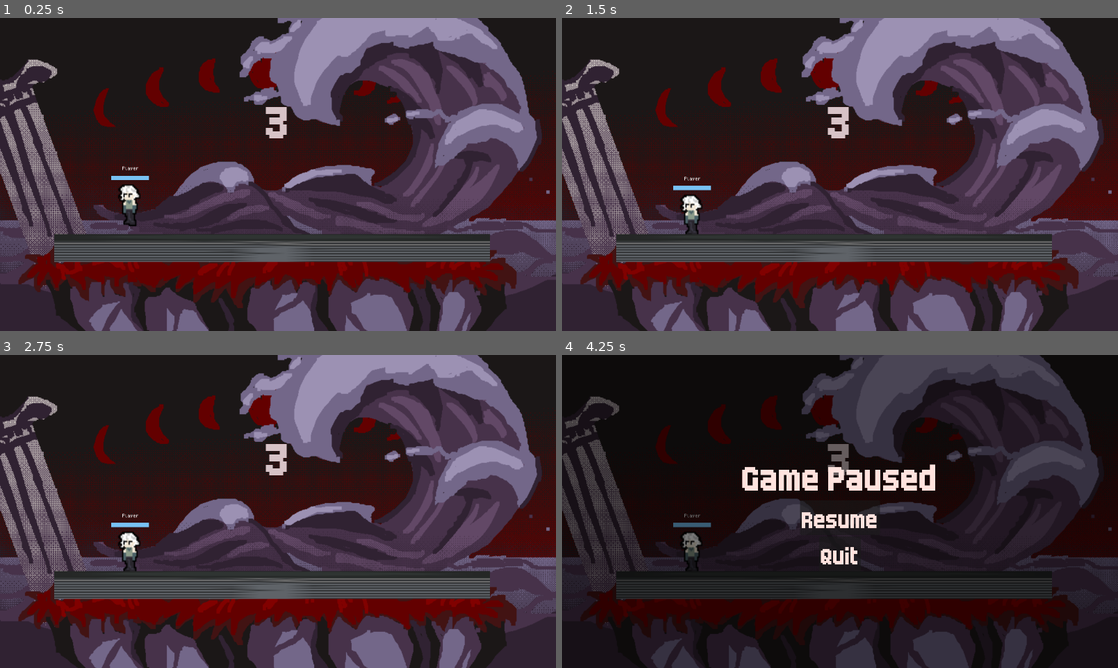
Above: before the commit, frames 1-4 (two rows, left to right).
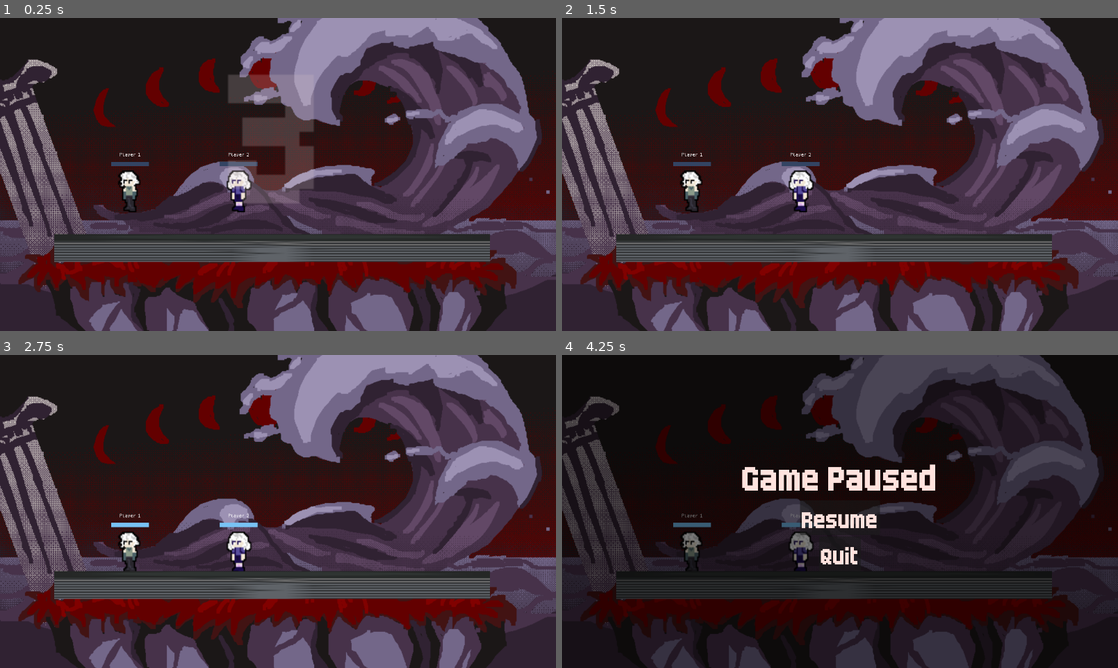
Above: after the commit, the same moments.

Repository: SakuragamaRykii/globaljam26
Game: Godot game, scene res://scenes/main_scene.tscn
Two runs of this game, one before a commit and one after it. Both use one fixed random seed, a clock stepped at 60 frames per second and the inputs below.
Inputs:
- Up to frame 1 (0.25 s): no input
- Up to frame 2 (1.5 s): no input
- Up to frame 3 (2.75 s): no input
- Up to frame 4 (4.25 s): tap Enter at 2.75 s; tap Space at 3.5 s; tap Escape (pause) at 4.15 s

The runs differ from the first frame. In frame 1, 4.2% of the frame differs, in the area x 20-57%, y 18-67%; in frame 2, 1.5%; in frame 3, 0.8%; in frame 4, 0.6%.
Error before the commit: Invalid assignment of property or key 'player_name' with value of type 'String' on a base object of type 'CharacterBody2D (Player)'. (res://scenes/battle_scene…

Commit message:
add bgm loop to the main game. add animations for player movement, death and attacks and jumping. works for blue character as wel;l

Diff:
--- a/entities/player.gd
+++ b/entities/player.gd
@@ -9,6 +9,7 @@
 
 @export var player_id : String #need function to set this automatically for multiplayer
 var avatar_name: String
+var player_name: String = "PLACEHOLDER"
 #HOLY FUCK I FELL ASLEEP
 var current_mask: Mask
 
@@ -23,10 +24,13 @@
 	set_current_mask(DEFAULT_CONTROLS)
 	current_hp = current_mask.player_stats.max_hp
 	dead = false
+	$PlayerName.text = player_name
 
 func set_current_mask(new_mask : Mask):
+
 	if new_mask == current_mask: return
-	if typeof(new_mask) == typeof(current_mask): return
+	if current_mask and new_mask.mask_type == current_mask.mask_type: return
+
 	var hp_ratio = 1
 	if current_mask:
 		hp_ratio = float(current_hp)/float(current_mask.player_stats.max_hp)
@@ -90,6 +94,7 @@
 	print(player_id, " has died")
 	set_process(false)
 	set_physics_process(false)
+	anim["parameters/playback"].travel("death")
 	death.emit(self)
 
 func respawn():
--- a/entities/player_base.tscn
+++ b/entities/player_base.tscn
@@ -227,6 +227,7 @@
 
 [sub_resource type="Animation" id="Animation_gpjct"]
 resource_name = "jump"
+length = 0.5
 step = 0.1
 tracks/0/type = "value"
 tracks/0/imported = false
@@ -431,8 +432,14 @@
 blend_point_3/pos = Vector2(0, -0.6)
 blend_mode = 1
 
+[sub_resource type="AnimationNodeAnimation" id="AnimationNodeAnimation_ugvd0"]
+animation = &"death"
+
 [sub_resource type="AnimationNodeAnimation" id="AnimationNodeAnimation_n5qe1"]
 animation = &"idle"
+
+[sub_resource type="AnimationNodeAnimation" id="AnimationNodeAnimation_pcoth"]
+animation = &"jump"
 
 [sub_resource type="AnimationNodeAnimation" id="AnimationNodeAnimation_pkc5w"]
 animation = &"move"
@@ -450,15 +457,33 @@
 switch_mode = 2
 advance_mode = 2
 
+[sub_resource type="AnimationNodeStateMachineTransition" id="AnimationNodeStateMachineTransition_1qw87"]
+
+[sub_resource type="AnimationNodeStateMachineTransition" id="AnimationNodeStateMachineTransition_we381"]
+
+[sub_resource type="AnimationNodeStateMachineTransition" id="AnimationNodeStateMachineTransition_qy3ft"]
+switch_mode = 2
+advance_mode = 2
+
+[sub_resource type="AnimationNodeStateMachineTransition" id="AnimationNodeStateMachineTransition_y32ct"]
+
+[sub_resource type="AnimationNodeStateMachineTransition" id="AnimationNodeStateMachineTransition_1jsw0"]
+
+[sub_resource type="AnimationNodeStateMachineTransition" id="AnimationNodeStateMachineTransition_ji1up"]
+
 [sub_resource type="AnimationNodeStateMachine" id="AnimationNodeStateMachine_eg1fu"]
 states/AttackBlend/node = SubResource("AnimationNodeBlendSpace2D_smpla")
-states/AttackBlend/position = Vector2(643, 75)
+states/AttackBlend/position = Vector2(782, 57)
 states/Start/position = Vector2(121, 143)
+states/death/node = SubResource("AnimationNodeAnimation_ugvd0")
+states/death/position = Vector2(438, 50)
 states/idle/node = SubResource("AnimationNodeAnimation_n5qe1")
 states/idle/position = Vector2(262, 110)
+states/jump/node = SubResource("AnimationNodeAnimation_pcoth")
+states/jump/position = Vector2(596, 257)
 states/move/node = SubResource("AnimationNodeAnimation_pkc5w")
-states/move/position = Vector2(456, 100)
-transitions = ["Start", "idle", SubResource("AnimationNodeSt …(298 unchanged characters)… mationNodeStateMachineTransition_8h463")]
+states/move/position = Vector2(401, 183)
+transitions = ["Start", "idle", SubResource("AnimationNodeSt …(298 unchanged characters)… mationNodeStateMachineTransition_8h463"), "move", "death", SubResource("AnimationNodeStateMachineTransition_1qw87"), "move", "jump", SubResource("AnimationNodeStateMachineTransition_we381"), "jump", "move", SubResource("AnimationNodeStateMachineTransition_qy3ft"), "death", "idle", SubResource("AnimationNodeStateMachineTransition_y32ct"), "jump", "death", SubResource("AnimationNodeStateMachineTransition_1jsw0"), "jump", "AttackBlend", SubResource("AnimationNodeStateMachineTransition_ji1up")]
 
 [node name="PlayerBase" type="CharacterBody2D" groups=["pausable"]]
 collision_layer = 4
--- a/game/game_manager.gd
+++ b/game/game_manager.gd
@@ -1,7 +1,7 @@
 extends Node
 
 var player_names: Array[String] = ["Player 1", "Player 2"]
-var player_selected_avatars: Array[String] = ["green", "green"]
+var player_selected_avatars: Array[String] = ["green", "blue"]
 
 const PLAYER_COLOUR_CODES : Array[Color] = [Color.RED, Color.SKY_BLUE, Color.LAWN_GREEN, Color.LIGHT_PINK]
 # GOOD MORNING MY BROTHER
--- a/masks/default_controls.gd
+++ b/masks/default_controls.gd
@@ -16,14 +16,12 @@
 		attacking = true
 		attacking_source = source_player
 		source_player.velocity += Vector2(DASH_SPEED, 0).rotated(pivot.rotation)
-		source_player.anim["parameters/playback"].travel("AttackBlend")
-		source_player.anim["parameters/AttackBlend/blend_position"] = Vector2(1, 0).rotated(pivot.rotation)
+		attack_anim(source_player)
 		attack_duration.start()
 # add knockback
 		set_attack_state(false)
 		await attack_cd.timeout
 		set_attack_state(true)
-
 
 
 func check_hits(source_player : Player):
--- a/masks/default_controls.tscn
+++ b/masks/default_controls.tscn
@@ -10,6 +10,7 @@
 [node name="DefaultControls" type="Node2D"]
 script = ExtResource("1_etyq5")
 player_stats = ExtResource("2_nqd8r")
+mask_type = "Default"
 
 [node name="AttackCD" type="Timer" parent="."]
 wait_time = 0.5
--- a/masks/mage/mage_mask.gd
+++ b/masks/mage/mage_mask.gd
@@ -13,9 +13,10 @@
 		var bullet: Projectile = mage_bullet.instantiate()
 		bullet.global_position = shoot_position.global_position
 		bullet.velocity = Vector2(bullet.bullet_speed, 0).rotated(pivot.rotation)
+		source_player.velocity -= bullet.velocity/2
 		bullet.damage = player_stats.attack_damage
 		bullet.knockback = player_stats.knockback_ratio
-		print(bullet.velocity)
+		attack_anim(source_player)
 		get_parent().get_parent().add_child(bullet)
 		can_attack = false
 		attack_cd.start()
--- a/masks/mage/mage_mask.tscn
+++ b/masks/mage/mage_mask.tscn
@@ -10,6 +10,7 @@
 script = ExtResource("1_8fq22")
 mage_bullet = ExtResource("2_3mdrh")
 player_stats = ExtResource("3_lsll0")
+mask_type = "Mage"
 
 [node name="Sprite2D" type="Sprite2D" parent="."]
 scale = Vector2(3, 3)
--- a/masks/mask.gd
+++ b/masks/mask.gd
@@ -6,6 +6,8 @@
 @onready var attack_cd: Timer = $AttackCD
 @onready var pivot: Node2D = $Pivot
 @onready var sprite : Sprite2D = $Sprite2D
+@export var mask_type: String
+
 
 var player_controller: ControllerComponent
 var can_attack: bool = true
@@ -20,6 +22,9 @@
 	else: attack_cd.start()
 
 
+func attack_anim(source_player: Player):
+	source_player.anim["parameters/playback"].travel("AttackBlend")
+	source_player.anim["parameters/AttackBlend/blend_position"] = Vector2(1, 0).rotated(pivot.rotation)
 
 func flip_sprite(source_player: Player):
 	if source_player.velocity.x != 0:
--- a/masks/player_controllers/default_controller.gd
+++ b/masks/player_controllers/default_controller.gd
@@ -7,11 +7,6 @@
 	if not target_player.is_on_floor():
 		target_player.velocity += target_player.get_gravity() * delta
 
-	# Handle jump.
-	if Input.is_action_just_pressed(target_player.player_id + "_up") and target_player.is_on_floor():
-		target_player.velocity.y = jump_velocity
-	# Get the input direction and handle the movement/deceleration.
-	# As good practice, you should replace UI actions with custom gameplay actions.
 	var direction_x := Input.get_axis(target_player.player_id + "_left", target_player.player_id + "_right")
 
 	if direction_x:
@@ -27,7 +22,14 @@
 			target_player.velocity.x = max(0, target_player.velocity.x - DECEL*delta)
 		else:
 			target_player.velocity.x = min(0, target_player.velocity.x + DECEL*delta)
+	if target_player.velocity.x and !target_player.velocity.y:
+		target_player.anim["parameters/playback"].travel("move")
+	else:
+		target_player.anim["parameters/playback"].travel("idle")
 
+	if Input.is_action_just_pressed(target_player.player_id + "_up") and target_player.is_on_floor():
+		target_player.velocity.y = jump_velocity
+		target_player.anim["parameters/playback"].travel("jump")
 #theres so many fucking if statements that i wish my life was an else block
 #idk bro imma ask gpt to shorten this
 # ok gpt fuck you
--- a/scenes/battle_scene.gd
+++ b/scenes/battle_scene.gd
@@ -35,12 +35,12 @@
 	return result
 
 func _ready() -> void:
+	$BGM.play()
 	var player_scene = load("res://entities/player_base.tscn")
 	var names_size = GameManager.player_names.size()
 
 	for i in range(names_size):
 		var player = player_scene.instantiate()
-		add_child(player)
 		player.global_position = arena_start_pos + \
 		(Vector2((arena_end_pos.x-arena_start_pos.x) * (i/float(names_size)), 0))
 		player.death.connect(eliminate)
@@ -48,10 +48,12 @@
 		player.avatar_name = GameManager.player_selected_avatars[i]
 		player.player_name = GameManager.player_names[i]
 		alive_players.append(player)
+		add_child(player)
 		player.set_process(false)
 		player.set_physics_process(false)
 		print(player.global_position)
 		print(player.player_id)
+
 	anim.play("round_countdown")
 	#chinese mistake
 	await anim.animation_finished
--- a/scenes/main_scene.tscn
+++ b/scenes/main_scene.tscn
@@ -7,6 +7,7 @@
 [ext_resource type="FontFile" uid="uid://blhhom403pdqr" path="res://fonts/Born2bSportyFS.otf" id="5_m1q7s"]
 [ext_resource type="PackedScene" uid="uid://d6xidbfeihie" path="res://entities/mask_drops/mage_drop.tscn" id="6_f6gue"]
 [ext_resource type="PackedScene" uid="uid://bjlyc75d18x4y" path="res://masks/mage/mage_mask.tscn" id="7_msnn7"]
+[ext_resource type="AudioStream" uid="uid://cj04hkoovmo2o" path="res://game/Battle_Theme.mp3" id="8_hw2we"]
 
 [sub_resource type="RectangleShape2D" id="RectangleShape2D_pd3po"]
 size = Vector2(1600, 900)
@@ -288,6 +289,10 @@
 [node name="DropSpawnCD" type="Timer" parent="."]
 wait_time = 5.0
 
+[node name="BGM" type="AudioStreamPlayer" parent="."]
+stream = ExtResource("8_hw2we")
+volume_db = -15.0
+
 [connection signal="body_exited" from="LegalArea" to="." method="_on_legal_area_body_exited"]
 [connection signal="pressed" from="SceneUI/PauseMenu/VBoxContainer/Resume" to="." method="_on_resume_pressed"]
 [connection signal="pressed" from="SceneUI/PauseMenu/VBoxContainer/Quit" to="." method="_on_quit_pressed"]
Not shown: 1 places in entities/player_base.tscn that only renumber resources
Binary file added: entities/sprite_sheets/player_avatars/blue/attack_down.png
Not shown, changed: entities/sprite_sheets/player_avatars/blue/attack_down.png.import
Not shown, added: entities/sprite_sheets/player_avatars/blue/attack_left.png.import
Binary file added: entities/sprite_sheets/player_avatars/blue/attack_side.png
Not shown, added: entities/sprite_sheets/player_avatars/blue/attack_side.png.import
Binary file added: entities/sprite_sheets/player_avatars/blue/attack_up.png
Not shown, changed: entities/sprite_sheets/player_avatars/blue/attack_up.png.import
Renamed: entities/sprites/gamejam/blue/dead/pixil-frame-3.png -> entities/sprite_sheets/player_avatars/blue/death.png
Not shown, added: entities/sprite_sheets/player_avatars/blue/death.png.import
Renamed: entities/sprites/gamejam/blue/attact_down/pixil-frame-4.png -> entities/sprite_sheets/player_avatars/blue/idle.png
Not shown, added: entities/sprite_sheets/player_avatars/blue/idle.png.import
(and 7 more such lines)
